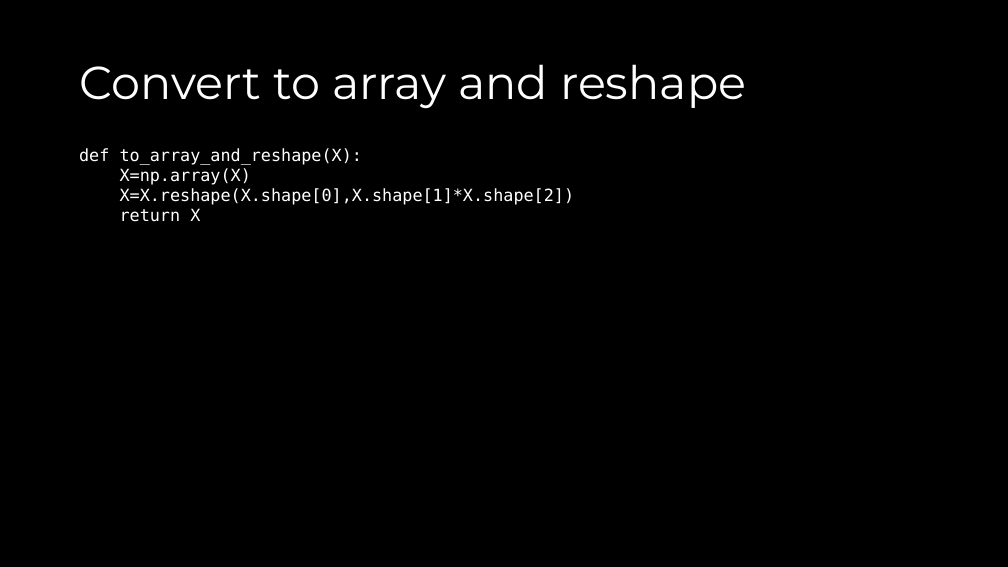
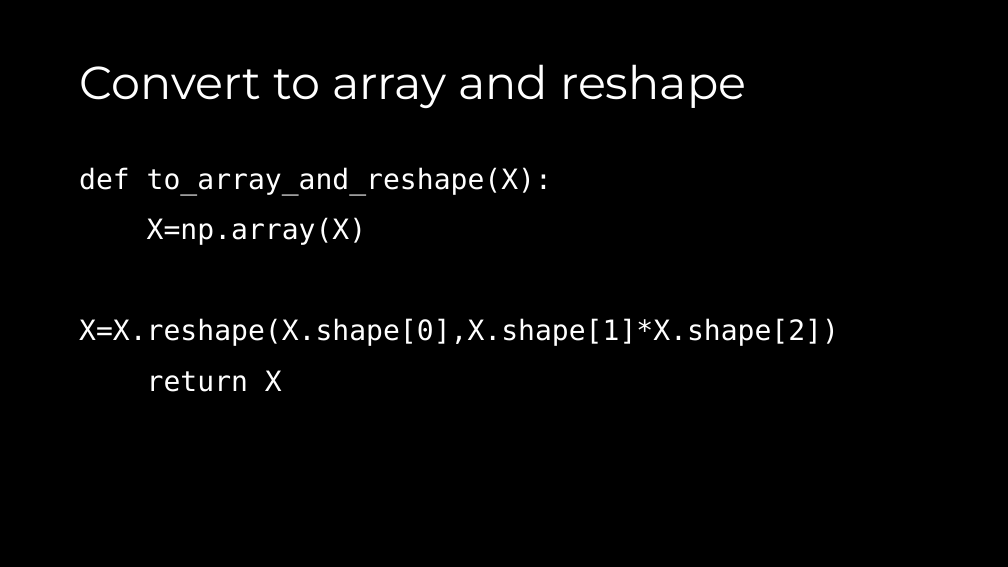
Before and after one commit to akaraci/Makine-Ogrenmesi, a slide deck: slide 19 of Sunular/MÖT-Hafta-1-Python.pptx. Drawn at 1008x567 pixels with LibreOffice and Linux fonts; fonts in the diff are those of the drawing. Boxes give left, top, right and bottom in pixels: in the first picture for what was removed or moved away, otherwise in the second. Text is boxed around its words. In the diff, an @@ line names an element or a change of style, - is before the commit and + after.

```diff
--- a/Sunular/MÖT-Hafta-1-Python.pptx
+++ b/Sunular/MÖT-Hafta-1-Python.pptx
@@ text "def to_array_and_reshape(X):" at [79,167,839,392]: size 12 to 20 pt; line spacing 1 to 1.5 @@
```
Also in this commit, not shown: 4 other slides changed, 1 slide added.
